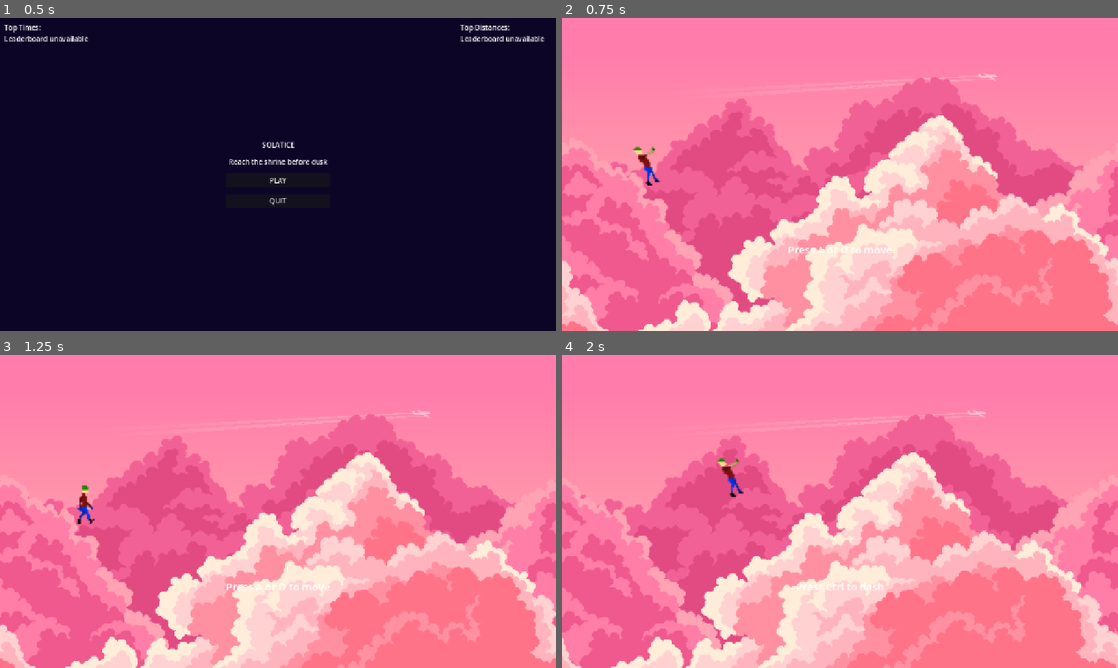
Above: before the commit, frames 1-4 (two rows, left to right).
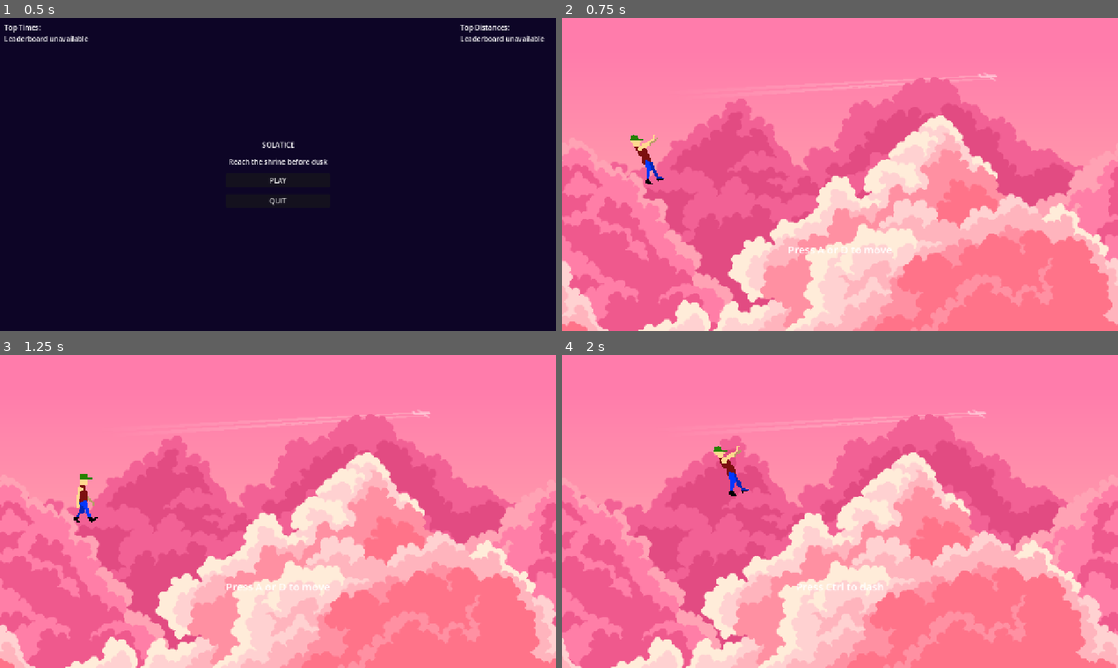
Above: after the commit, the same moments.

Repository: jchildree/Solatice-Gam-Jam-26
Game: Godot game, scene res://scenes/main_menu.tscn
Same seed, same stepped clock (60 frames per second), same inputs: the game is played once before the commit and once after it.
Inputs:
- Up to frame 1 (0.5 s): no input
- Up to frame 2 (0.75 s): click "PLAY" at 0.5 s
- Up to frame 3 (1.25 s): no input
- Up to frame 4 (2 s): tap A (move_left) at 1.25 s; hold D (move_right) from 1.28 s (still down); tap Ctrl (dash) at 1.35 s; tap Space (jump) at 1.52 s

Frame 1 is identical in both runs. In frame 2, 0.3% of the frame differs, in the area x 12-19%, y 37-54%; in frame 3, 0.3%; in frame 4, 0.4%, in the area x 27-34%, y 29-46%.

Commit message:
fix(player): part-color recolor, cap brim, crisp 72px frames
Y-band recolor painted raised hands cap-green. Source sheets carry
five exact flat colors marking body parts (head+torso, near/far arm,
near/far leg), so recolor by nearest source color: arms always skin,
legs jeans with shoe band, head split from torso only when an
uprightness gate passes. Cap drawn with forward brim at 128px before
downscale; flip_h mirrors it for left facing.

Output 72px frames at integer 3x with per-node nearest filter
(was 48px at 3.5x default linear) -- ~110px on-screen, no blur,
backgrounds keep linear. Offset -76 keeps feet at capsule bottom.
Fall loop trimmed to 6 frames; 7-11 are a tumble/splat that loops
badly and Landing covers impact.

Co-Authored-By: Claude Fable 5 <noreply@anthropic.com>

Diff:
--- a/scripts/player.gd
+++ b/scripts/player.gd
@@ -29,17 +29,17 @@
 var _bob_time: float = 0.0
 var _squash_timer: float = 0.0
 
-const ANIM_SCALE := Vector2(3.5, 3.5)
-const ANIM_Y_OFFSET := -50.0
+const ANIM_SCALE := Vector2(3.0, 3.0)
+const ANIM_Y_OFFSET := -76.0
 const SQUASH_DURATION := 0.18
-const FRAME_SIZE := 48
+const FRAME_SIZE := 72
 const NIGHT_TINT := Color(0.62, 0.66, 0.85)
 
 const ANIM_DEFS := {
 	"idle": {"sheet": "Idle", "frames": 1, "fps": 1.0, "loop": true},
 	"run": {"sheet": "Running", "frames": 12, "fps": 14.0, "loop": true},
 	"jump": {"sheet": "Jumping", "frames": 10, "fps": 12.0, "loop": false},
-	"fall": {"sheet": "Falling", "frames": 11, "fps": 12.0, "loop": true},
+	"fall": {"sheet": "Falling", "frames": 6, "fps": 12.0, "loop": true},
 	"land": {"sheet": "Landing", "frames": 6, "fps": 18.0, "loop": false},
 	"roll": {"sheet": "Roll", "frames": 9, "fps": 9.0 / DASH_DURATION, "loop": false},
 }
@@ -51,6 +51,7 @@
 	$Sprite2D.visible = false
 	_anim = AnimatedSprite2D.new()
 	_anim.sprite_frames = _build_frames()
+	_anim.texture_filter = CanvasItem.TEXTURE_FILTER_NEAREST
 	_anim.scale = ANIM_SCALE
 	_anim.position.y = ANIM_Y_OFFSET
 	add_child(_anim)
Binary file changed: assets/sprites/animations/processed/Falling.png
Binary file changed: assets/sprites/animations/processed/Idle.png
Binary file changed: assets/sprites/animations/processed/Jumping.png
Binary file changed: assets/sprites/animations/processed/Landing.png
Binary file changed: assets/sprites/animations/processed/Roll.png
Binary file changed: assets/sprites/animations/processed/Running.png
Binary file changed: assets/sprites/animations/processed/Walking.png
Not shown, changed: tools/build_character_frames.py
